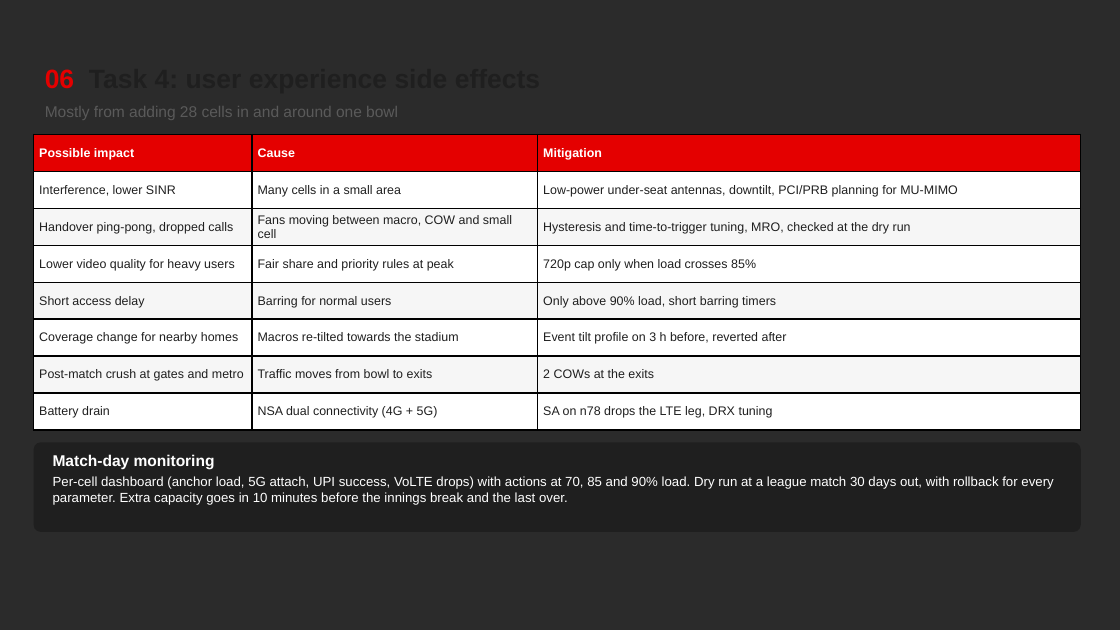
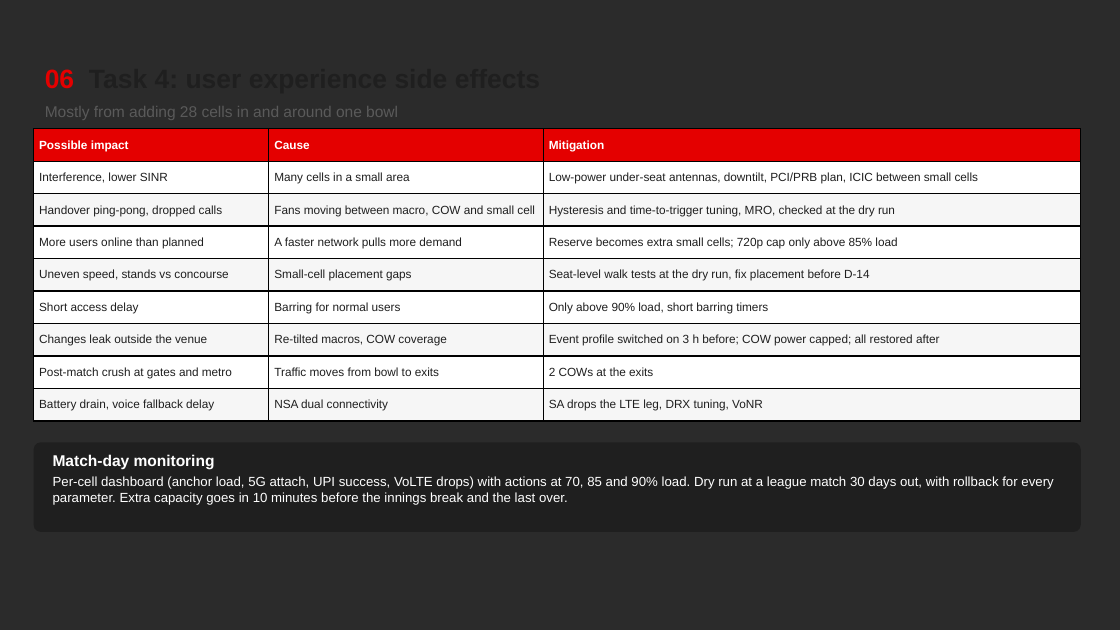
Before and after one commit to ShreyaNarasimhaKamath/Airtel_Synq_Hackathon-, a slide deck: slide 7 of Airtel_Sync_Stadium_Surge.pptx. Drawn at 1120x630 pixels with LibreOffice and Linux fonts; fonts in the diff are those of the drawing; background and template pictures are left out; a plain dark background stands for a picture behind light text. Boxes give left, top, right and bottom in pixels: in the first picture for what was removed or moved away, otherwise in the second. Text is boxed around its words. In the diff, an @@ line names an element or a change of style, - is before the commit and + after.

```diff
--- a/Airtel_Sync_Stadium_Surge.pptx
+++ b/Airtel_Sync_Stadium_Surge.pptx
@@ table at [34,129,1081,421] @@
-row 2, column 3: Low-power under-seat antennas, downtilt, PCI/PRB planning for MU-MIMO
+row 2, column 3: Low-power under-seat antennas, downtilt, PCI/PRB plan, ICIC between small cells
-row 4: Lower video quality for heavy users | Fair share and priority rules at peak | 720p cap only when load crosses 85%
+row 4: More users online than planned | A faster network pulls more demand | Reserve becomes extra small cells; 720p cap only above 85% load
+row 5: Uneven speed, stands vs concourse | Small-cell placement gaps | Seat-level walk tests at the dry run, fix placement before D-14
-row 6: Coverage change for nearby homes | Macros re-tilted towards the stadium | Event tilt profile on 3 h before, reverted after
+row 7: Changes leak outside the venue | Re-tilted macros, COW coverage | Event profile switched on 3 h before; COW power capped; all restored after
-row 8: Battery drain | NSA dual connectivity (4G + 5G) | SA on n78 drops the LTE leg, DRX tuning
+row 9: Battery drain, voice fallback delay | NSA dual connectivity | SA drops the LTE leg, DRX tuning, VoNR
@@ table: place and size @@
-table at [34,134,1081,430]
+table at [34,129,1081,421]
```
Also in this commit, not shown: 4 other slides changed, 13 other files.
